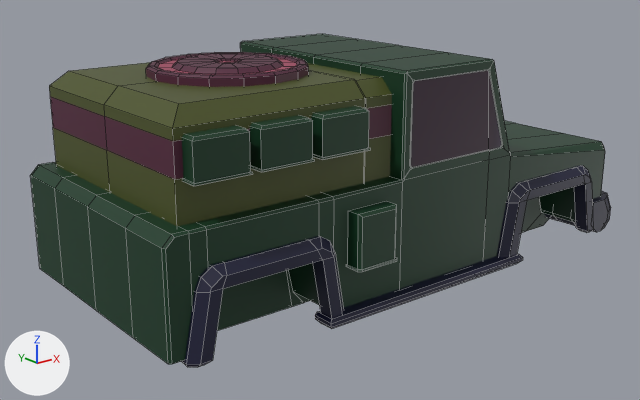
Before and after pictures for a commit that changed the Blender file Assets/Models/NewJeep.blend.
Rendered twice from a 50 mm lens placed at (-4.36, -4.98, 2.63), pointed at (-0.33, 0.07, 0.61). Arrows for +X, +Y and +Z are at lower left; the lights stay in place. Mesh edges are drawn as thin lines.

The older version as bpy lines, for what is in view:
```python
me_cube = bpy.data.meshes.new('Cube')
me_cube.from_pydata(...)  # 523 vertices, 433 faces; spans x -2.22..2.05, y -1.07..0.0, z 0.13..1.73
me_cube.materials.append(mat_material)  # picture img_green_team_png
me_cube_001 = bpy.data.meshes.new('Cube.001')
me_cube_001.from_pydata(...)  # 17 vertices, 3 faces; spans x -0.368..0.618, y -0.934..-0.07, z 1.077..1.661
me_cube_001.materials.append(mat_material)  # picture img_green_team_png
me_cylinder = bpy.data.meshes.new('Cylinder')
me_cylinder.from_pydata(...)  # 144 vertices, 129 faces; spans x -0.537..0.537, y -0.537..0.537, z -0.117..0.068
me_cylinder.materials.append(mat_material)  # picture img_green_team_png
ob_cube = bpy.data.objects.new('Cube', me_cube)
ob_cube.location = (0.0, 0.0, 0.0)
_m = ob_cube.modifiers.new('Mirror', 'MIRROR')
_m.use_axis = (False, True, False)
_m.use_clip = True
ob_cube_001 = bpy.data.objects.new('Cube.001', me_cube_001)
ob_cube_001.location = (0.0, 0.0, 0.0)
_m = ob_cube_001.modifiers.new('Mirror', 'MIRROR')
_m.use_axis = (False, True, False)
_m.use_clip = True
ob_cylinder = bpy.data.objects.new('Cylinder', me_cylinder)
ob_cylinder.location = (-1.16, 0.0, 1.688)
```
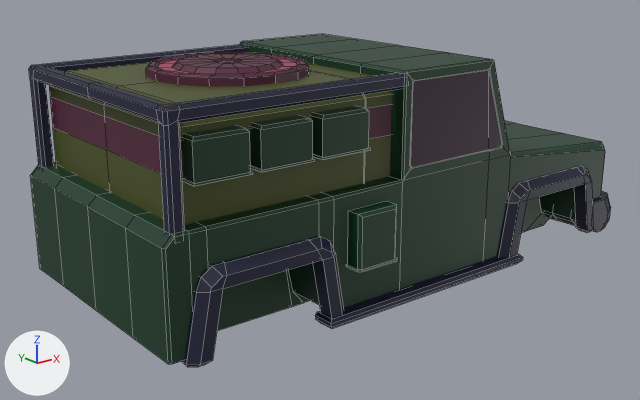
Boxes (x1, y1, x2, y2) around the edits, measured in the pictures (640 x 400 px):
'Cube', reshaped: before (30, 34, 611, 367); after (29, 34, 611, 367)
part 1 of me_cube, added: after (29, 44, 405, 235)

What the commit changed:
me_cube is used by ob_cube; location (0.0, 0.0, 0.0).
me_cube had 523 vertices, 433 faces and spanned x -2.22..2.05, y -1.07..0.0, z 0.13..1.73.
me_cube now has 563 vertices, 466 faces and spans x -2.22..2.05, y -1.07..0.0, z 0.13..1.73.
me_cube part 1: a new loose piece of 40 vertices spanning x -2.16..-0.4, y -0.93..0.0, z 0.96..1.71, in mat_material (picture img_green_team_png).
